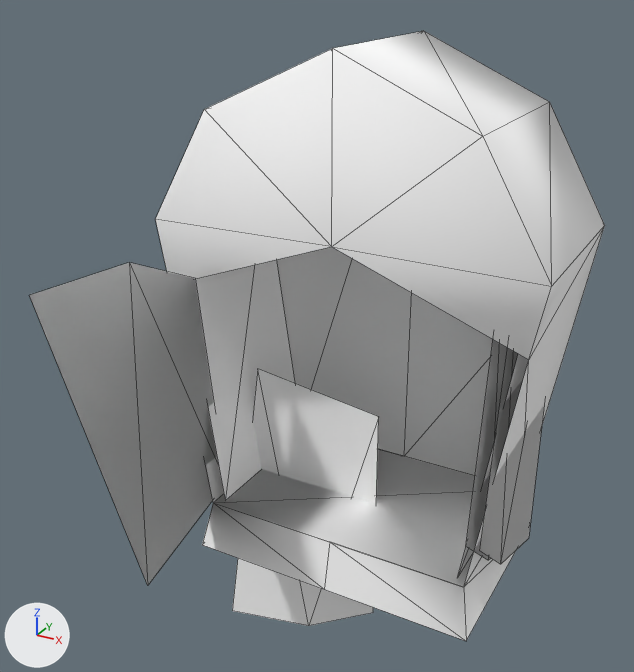
A saved change to the glTF model public/3d/item/model__item__room.ofs_3692_0/3692kg_ko_cl0.gltf.
Both versions are drawn from a 50 mm camera at (1.29, -2.78, 2.27) aimed at (-0.11, -0.24, 1.0). Every picture has the same lights, and +X, +Y and +Z are marked at lower left. The older version comes first. Mesh edges are drawn as thin lines.

Names of what the first picture shows: '3692kg_ko_cl0'.
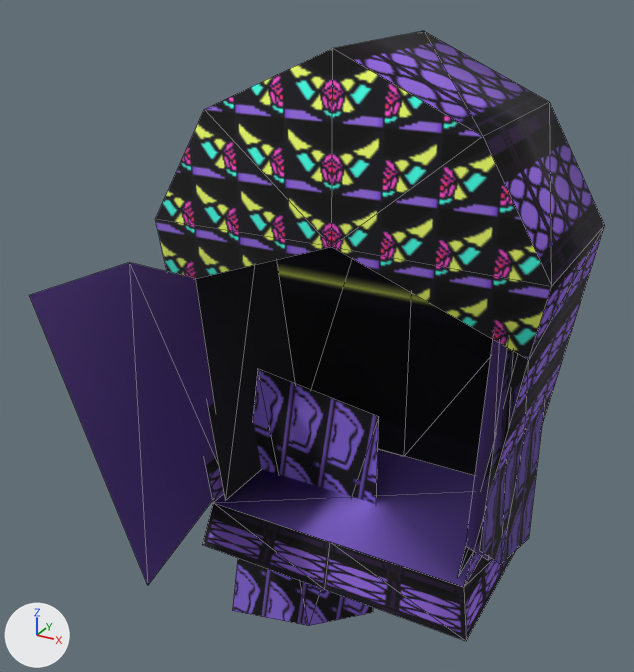
Where the change shows, as pixel boxes [x1, y1, x2, y2] in the pictures (634 x 672 px):
'3692kg_ko_cl0', surface changed (darker): [29, 31, 605, 641] in both

The change in detail:
Picture 'ko_cl0_1' (img_ko_cl0_1) is new.
Picture 'ko_cl0_2' (img_ko_cl0_2) is new.
Picture 'ko_cl0_0' (img_ko_cl0_0) is new.
In material 'ko_cl0_0' (mat_ko_cl0_0), base_color is no longer (1.0, 1.0, 1.0), white #ffffff.
In material 'ko_cl0_0' (mat_ko_cl0_0), texture is now set to img_ko_cl0_0.
In material 'ko_cl0_2' (mat_ko_cl0_2), base_color is no longer (1.0, 1.0, 1.0), white #ffffff.
In material 'ko_cl0_2' (mat_ko_cl0_2), texture is now set to img_ko_cl0_2.
In material 'ko_cl0_1' (mat_ko_cl0_1), base_color is no longer (1.0, 1.0, 1.0), white #ffffff.
In material 'ko_cl0_1' (mat_ko_cl0_1), texture is now set to img_ko_cl0_1.
